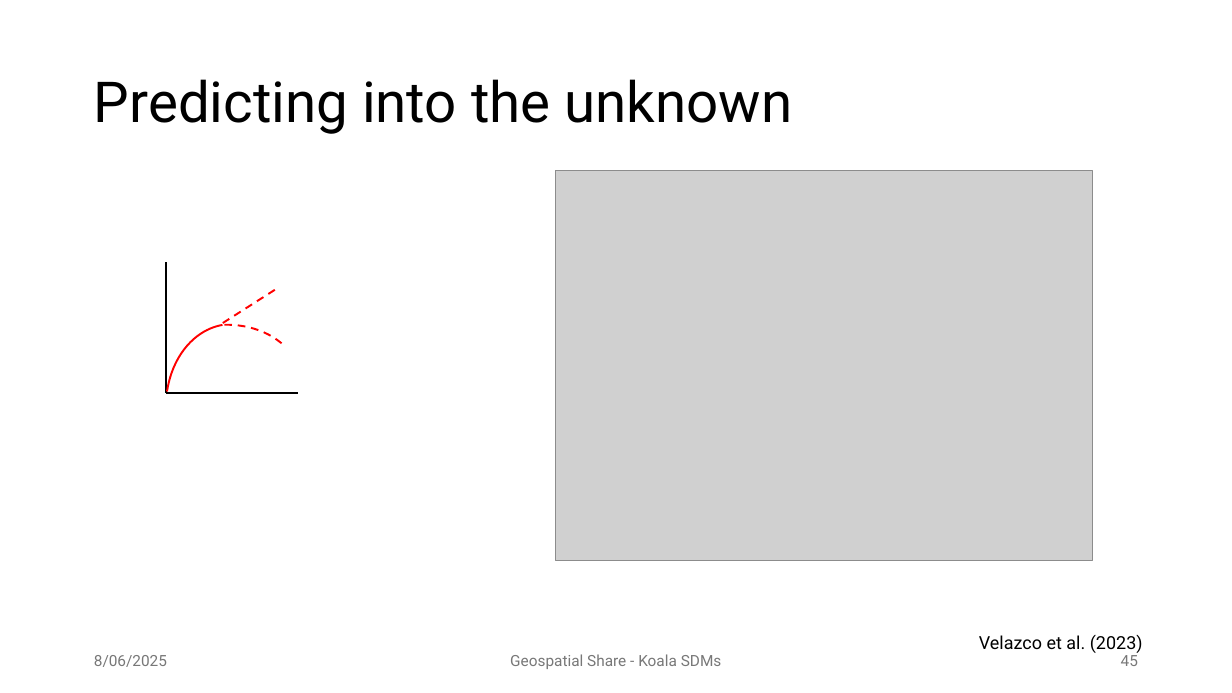
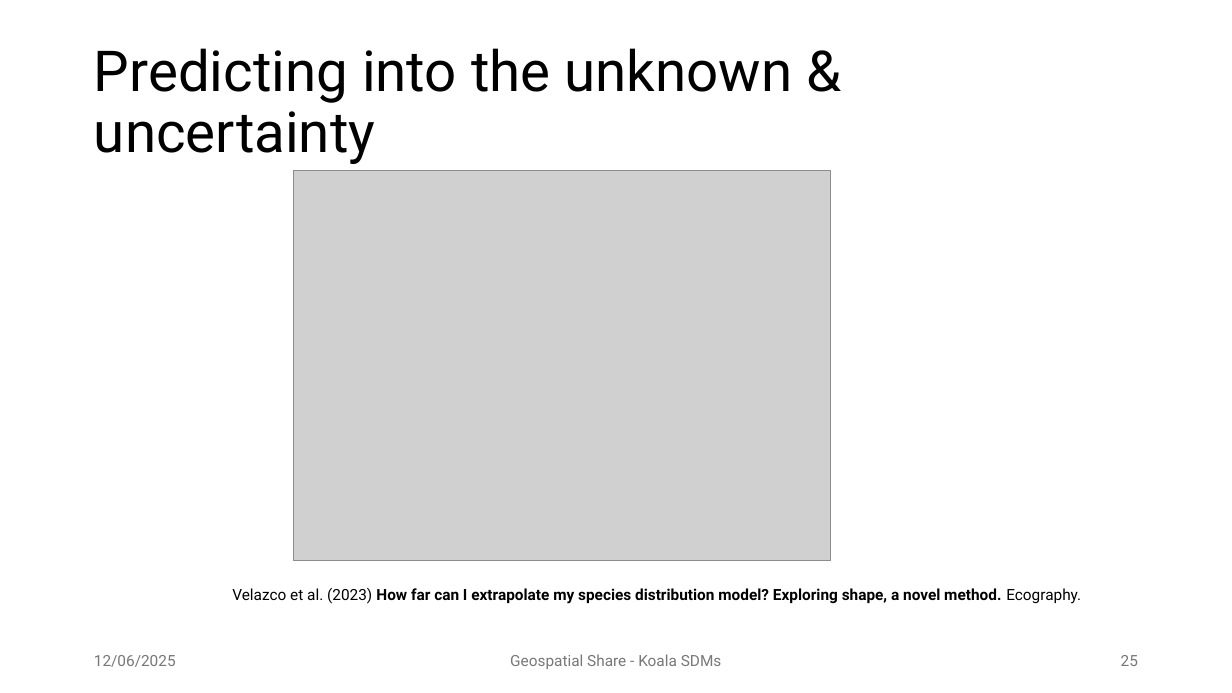
Before and after one commit to patch105/ICCB_koala_sdm, a slide deck: slide 25 of ICCB_koala_sdm_slides.pptx (slide 45 before the commit). Drawn at 1232x693 pixels with LibreOffice and Linux fonts; fonts in the diff are those of the drawing; grey boxes stand for pictures; background and template pictures are left out. Boxes give left, top, right and bottom in pixels: in the first picture for what was removed or moved away, otherwise in the second. Text is boxed around its words. In the diff, an @@ line names an element or a change of style, - is before the commit and + after.

```diff
--- a/ICCB_koala_sdm_slides.pptx
+++ b/ICCB_koala_sdm_slides.pptx
@@ title at box(94, 48, 793, 164): text changed @@
-Predicting into the unknown
+Predicting into the unknown & uncertainty
@@ picture: place and size @@
-picture at box(555, 171, 1092, 560)
+picture at box(294, 171, 831, 560)
@@ line removed from (165, 262) to (165, 393) @@
@@ line removed from (223, 323) to (278, 287) @@
@@ arc (boxed as its full ellipse) removed at box(116, 307, 318, 484) @@
@@ arc (boxed as its full ellipse) removed at box(159, 319, 311, 503) @@
@@ line removed from (298, 393) to (165, 393) @@
@@ text at box(232, 588, 1081, 604): text changed; size 14 to 12 pt; bold on @@
-Velazco et al. (2023)
+Velazco et al. (2023) How far can I extrapolate my species distribution model? Exploring shape, a novel method. Ecography.
@@ text at box(94, 655, 176, 667): text changed @@
-8/06/2025
+12/06/2025
@@ page number at box(1121, 655, 1138, 666): text changed @@
-45
+25
```
Also in this commit, not shown: 26 other slides changed, 20 slides removed, 1 other file.
